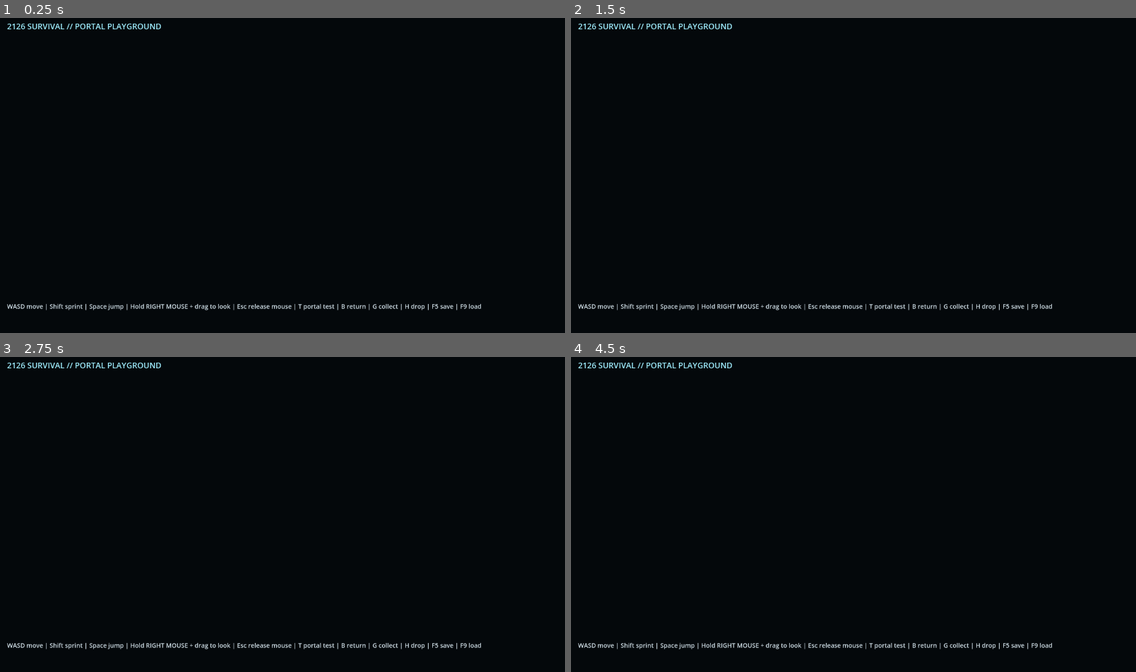
Above: before the commit, frames 1-4 (two rows, left to right).
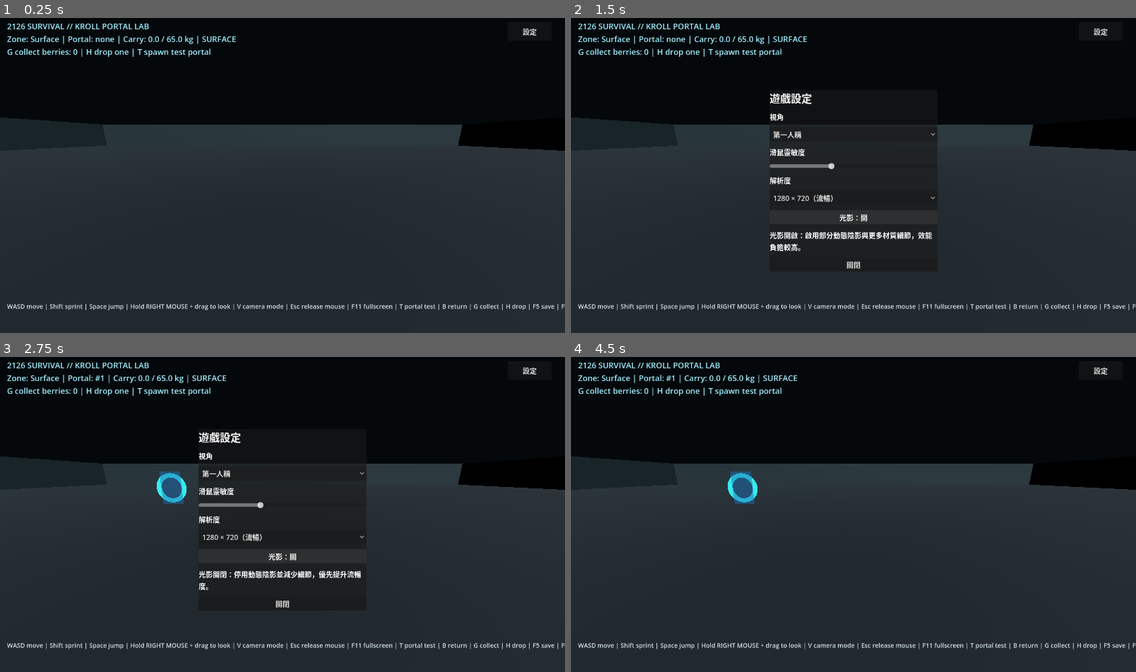
Above: after the commit, the same moments.

Repository: qaqp980520-prog/2126-Survival
Game: Godot game, scene res://prototypes/BackroomsPortalPlayground.tscn
Two runs of this game, one before a commit and one after it. Both use one fixed random seed, a clock stepped at 60 frames per second and the inputs below.
Inputs (mouse positions are in pixels of both pictures, inside the frame that each line leads up to):
- Up to frame 1 (0.25 s): no input
- Up to frame 2 (1.5 s): click (1102, 30) at 0.5 s, where only the run after the commit has a clickable "設定"; click (853, 216) at 1.25 s, where only the run after the commit has a clickable "光影：關"
- Up to frame 3 (2.75 s): click (282, 555) at 2 s, where only the run after the commit has a clickable "光影：開"
- Up to frame 4 (4.5 s): click (853, 473) at 2.75 s, where only the run after the commit has a clickable "第一人稱"; click (853, 536) at 3.5 s, where only the run after the commit has a clickable "1280 × 720（流暢）"; click (853, 602) at 4.25 s, where only the run after the commit has a clickable "關閉"

The runs differ from the first frame. In frame 1, 65% of the frame differs, in the area x 0-100%, y 1-100%; in frame 2, 61%; in frame 3, 61%; in frame 4, 65%.
Error before the commit: Parse Error: Expected statement, found "Indent" instead. (res://prototypes/BackroomsPortalPlayground.gd:201)

Commit message:
Fix settings rebuild indentation parse error

Diff:
--- a/prototypes/BackroomsPortalPlayground.gd
+++ b/prototypes/BackroomsPortalPlayground.gd
@@ -183,7 +183,6 @@
         button.text = "光影：開" if _high_graphics else "光影：關"
     if _settings_status != null:
         _settings_status.text = "光影開啟：啟用部分動態陰影與更多材質細節，效能負擔較高。" if _high_graphics else "光影關閉：停用動態陰影並減少細節，優先提升流暢度。"
-    _settings["high_graphics"] = _high_graphics
     _save_settings()
     _rebuild_maze_for_settings()
 
@@ -198,7 +197,7 @@
                 cell_node.queue_free()
         _loaded_cells.clear()
         _flicker_lights.clear()
-            _stream_maze_cells(true)
+        _stream_maze_cells(true)
 
 func _configure_display() -> void:
     if DisplayServer.get_name() != "headless":
